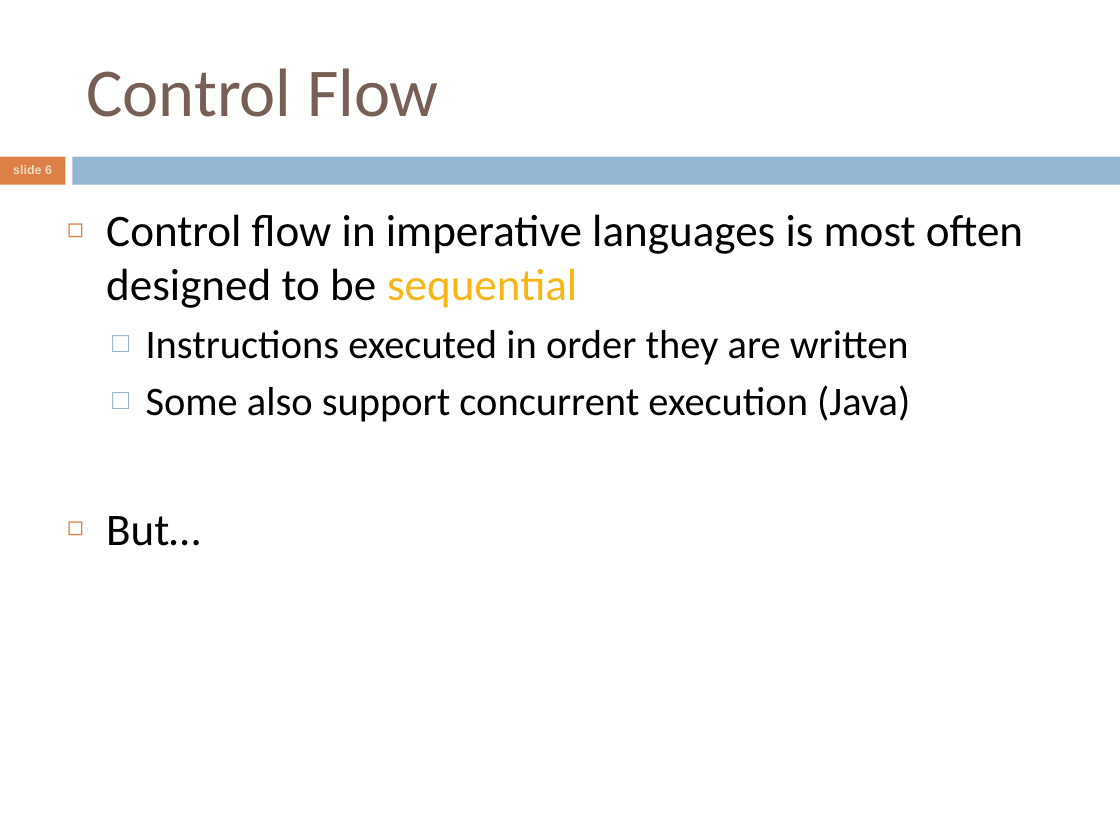
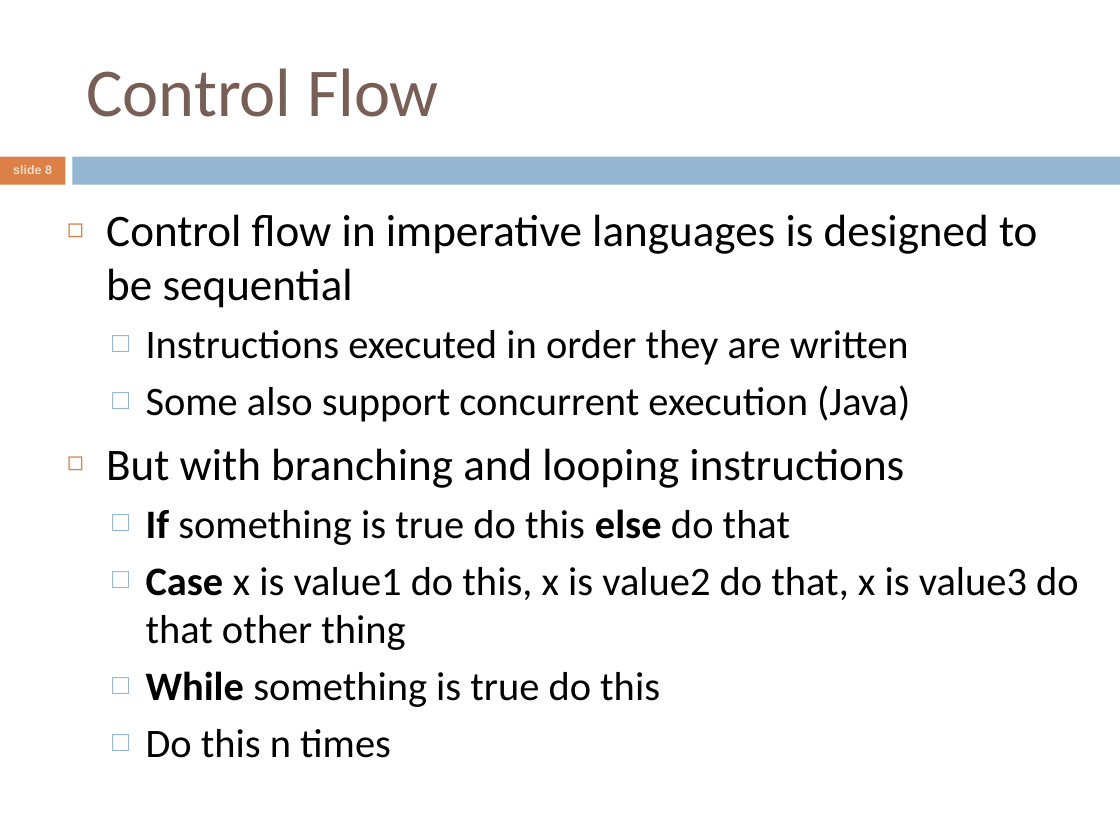
Before and after one commit to crista/EPS-slides, a slide deck: slide 8 of EPS-Imperative.ppt (slide 6 before the commit). Drawn at 1120x840 pixels with LibreOffice and Linux fonts; fonts in the diff are those of the drawing. Boxes give left, top, right and bottom in pixels: in the first picture for what was removed or moved away, otherwise in the second. Text is boxed around its words. In the diff, an @@ line names an element or a change of style, - is before the commit and + after.

```diff
--- a/EPS-Imperative.ppt
+++ b/EPS-Imperative.ppt
@@ text at (106,214,1037,308): text changed @@
-◻ Control flow in imperative languages is most often designed to be sequential
+◻ Control flow in imperative languages is designed to be sequential
@@ text at (106,448,1079,758): text changed; size 29 to 26 pt @@
-◻ But…
+◻ But with branching and looping instructions
+  □ If something is true do this else do that
+  □ Case x is value1 do this, x is value2 do that, x is value3 do that other thing
+  □ While something is true do this
+  □ Do this n times
```
Also in this commit, not shown: 6 other slides changed, 6 slides added, 7 slides removed, 8 other files.
